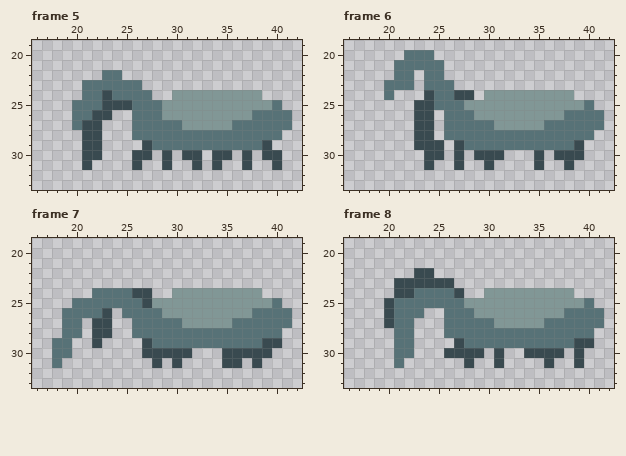
Edited in one commit: pixel-art file (Assets/Sprites/Enemies/Klicker/klicker_running.aseprite). Above, as it was before the edit.
64x48 pixels, 12 frames. Shown: frame 5: x 16..42, y 19..33; frame 6: x 16..42, y 19..33; frame 7: x 16..42, y 19..33; frame 8: x 16..42, y 19..33. The commit also changed other frames, which this record leaves out.
Now the later version:
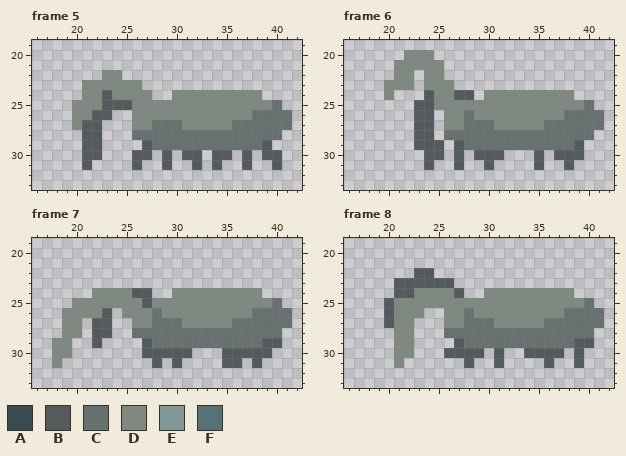
Palette (. is transparent): A #394a50  B #555a5d  C #667170  D #808981  E #819796  F #577277
The edit:
Changed rows in their new state; - is an unchanged pixel.
Frame 5:
first column x 20:
22 ---DD-----------------
23 -DDDDDD---------------
24 -DDBDDDD--DDDDDDDDD---
25 DDDBBBDDDDDDDDDDDDDDC-
26 DDBB--DDDDDDDDDDDDCCCC
27 DBB---DDCCCDDDDDCCCCCC
28 -BB---CCCCCCCCCCCCCCC-
29 -BB----BCCCCCCCCCCCB--
30 -BB---BB-B-BB-BB-B-BB-
31 -B----B--B--B-B--B--B-
Frame 6:
first column x 20:
20 --DDD-----------------
21 -DDDDD----------------
22 -DD-DD----------------
23 DDD-DDD---------------
24 D---BDDBB-DDDDDDDDD---
25 ---BBDDDDDDDDDDDDDDDC-
26 ---BB-DDCDDDDDDDDDCCCC
27 ---BB-DDCCCDDDDDCCCCCC
28 ---BB-CCCCCCCCCCCCCCC-
29 ---BBB-BCCCCCCCCCCCB--
30 ----BB-B-BBB---B-BBB--
31 ----B--B--B----B--B---
Frame 7:
first column x 18:
24 ----DDDDBB--DDDDDDDDD---
25 --DDDDDDDBDDDDDDDDDDDDC-
26 -DDDDB-DDDCDDDDDDDDDCCCC
27 -DD-BB--DDCCCDDDDDCCCCCC
28 -DD-BB--CCCCCCCCCCCCCCC-
29 DD--B----BCCCCCCCCCCCBB-
30 DD-------BBBBB---BBBBB--
31 D---------B-B----BB-B---
Frame 8:
first column x 20:
22 ---BB-----------------
23 -BBBBBB---------------
24 -BBDDDDB--DDDDDDDDD---
25 BDDDDDDDDDDDDDDDDDDDC-
26 BDDD--DDCDDDDDDDDDCCCC
27 BDD---DDCCCDDDDDCCCCCC
28 -DD---CCCCCCCCCCCCCCC-
29 -DD----BCCCCCCCCCCCBB-
30 -DD---BBBB-B--BBBB-B--
31 -D------B--B----B--B--
